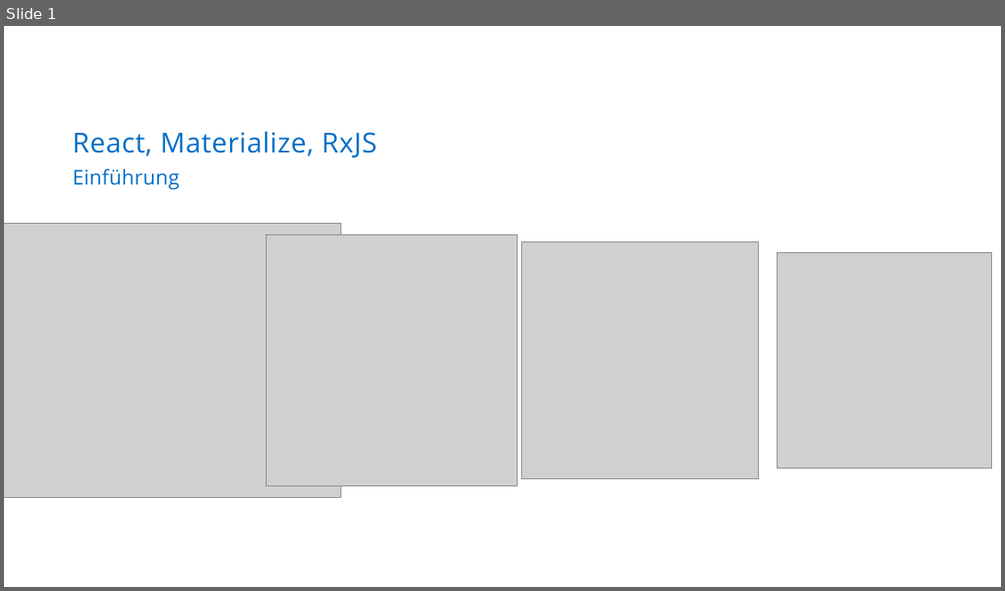
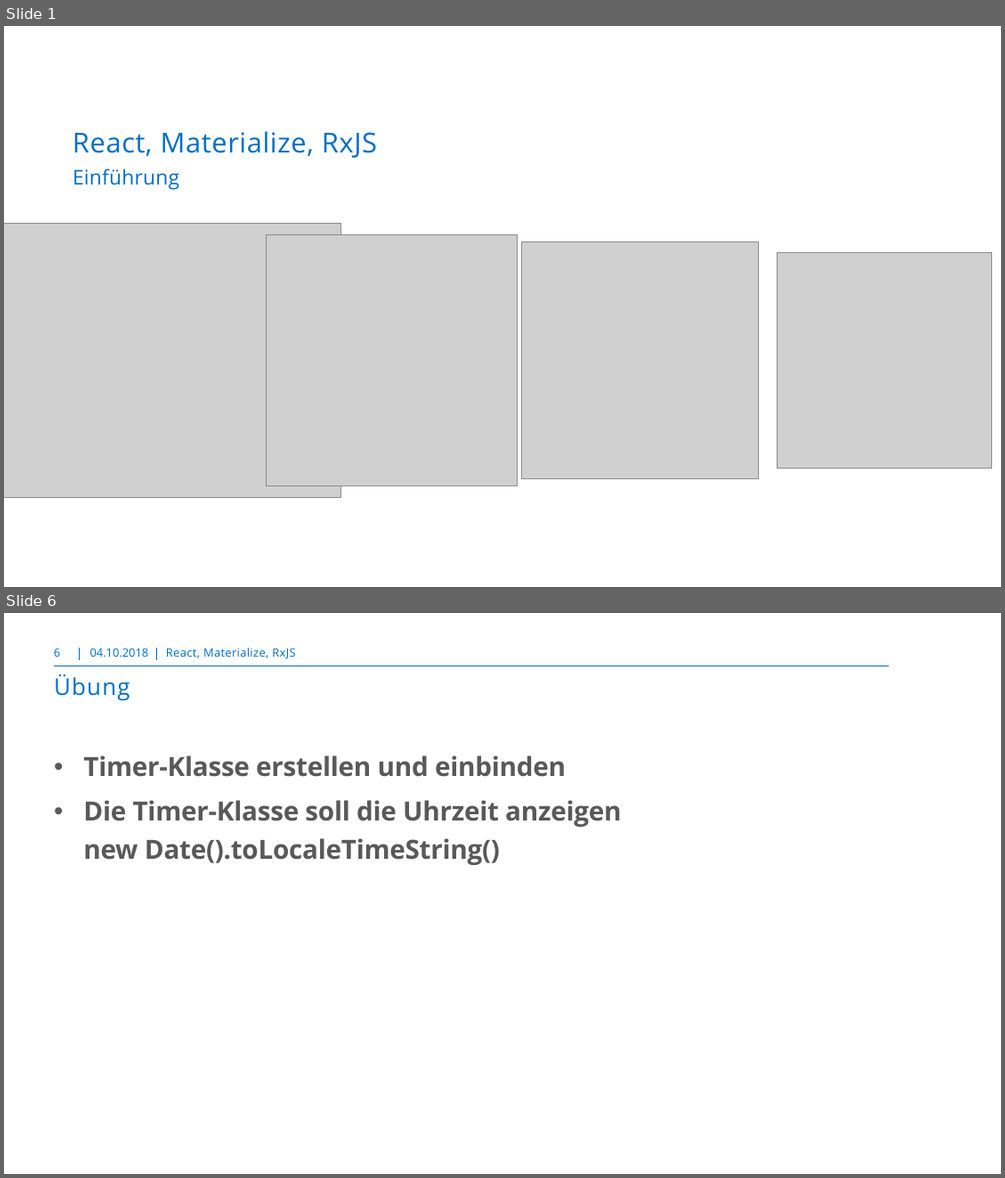
Before and after one commit to markusborer/ReactSample, a slide deck: React.pptx. Shown one above the other, each under a label of ours: slide 1 before the commit, slides 1 and 6 after it; the slides between them are not shown. The pictures are 1005x591 and 1005x1178 pixels, drawn with LibreOffice and Linux fonts; fonts in the diff are those of the drawing; grey boxes stand for pictures; background and template pictures are left out. Boxes give left, top, right and bottom in pixels: in the first picture for what was removed or moved away, otherwise in the second. Text is boxed around its words. In the diff, an @@ line names an element or a change of style, - is before the commit and + after.

```diff
--- a/React.pptx
+++ b/React.pptx
@@ slide 6 added at box(4, 613, 1001, 1174), background #FFFFFF @@
@@ page number added at box(54, 648, 60, 657), 10.5 pt, text #006EC7 @@
+6
@@ line added from (79, 647) to (79, 659), #006CC3 0.75 pt @@
@@ text added at box(90, 648, 149, 657), 10.5 pt, text #006EC7 @@
+04.10.2018
@@ line added from (157, 647) to (157, 659), #006CC3 0.75 pt @@
@@ text added at box(166, 648, 295, 659), 10.5 pt, text #006EC7 @@
+React, Materialize, RxJS
@@ line added from (54, 666) to (889, 666), #006EC7 1 pt @@
@@ title added at box(54, 674, 130, 701), 21 pt, text #006EC7 @@
+Übung
@@ text added at box(83, 755, 621, 865), 24 pt, text #595959, bold @@
+• Timer-Klasse erstellen und einbinden
+• Die Timer-Klasse soll die Uhrzeit anzeigen
+  new Date().toLocaleTimeString()
```
Also in this commit, not shown: 4 slides changed, 10 other slides added.
